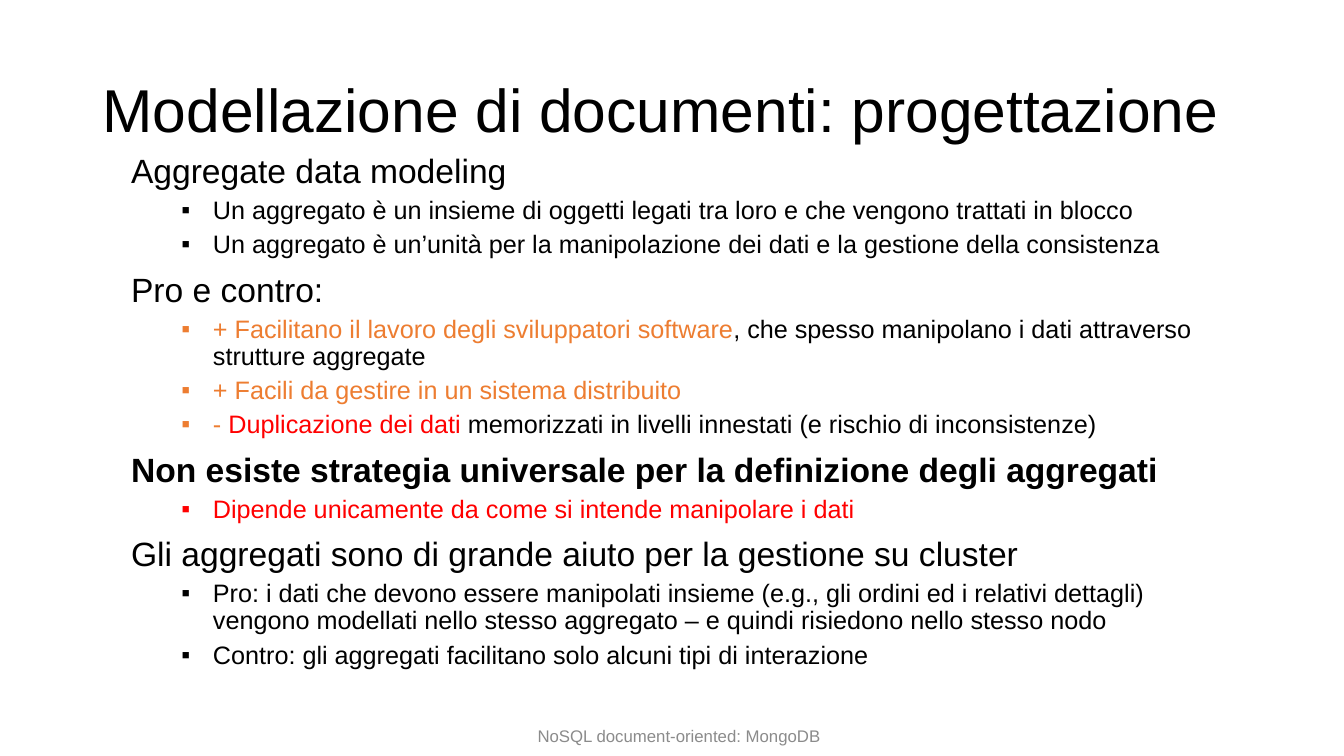
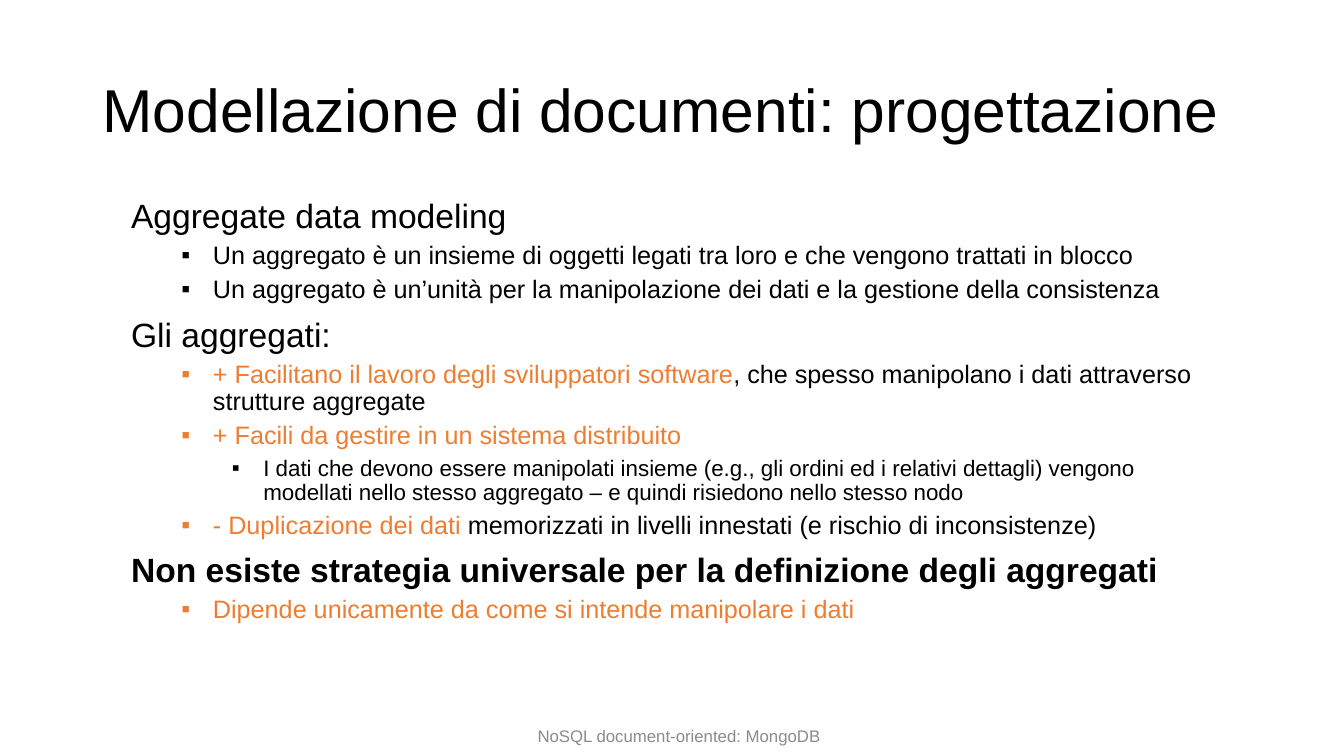
Before and after one commit to w4bo/teaching-seminario-nosql, a slide deck: slide 16 of slides/Document-based db.pptx. Drawn at 1344x756 pixels with LibreOffice and Linux fonts; fonts in the diff are those of the drawing. Boxes give left, top, right and bottom in pixels: in the first picture for what was removed or moved away, otherwise in the second. Text is boxed around its words. In the diff, an @@ line names an element or a change of style, - is before the commit and + after.

```diff
--- a/slides/Document-based db.pptx
+++ b/slides/Document-based db.pptx
@@ text at [131,322,330,354]: text changed @@
-Pro e contro:
+Gli aggregati:
@@ text at [263,459,1135,505]: paragraph added @@
+    ▪ I dati che devono essere manipolati insieme (e.g., gli ordini ed i relativi dettagli) vengono modellati nello stesso aggregato – e quindi risiedono nello stesso nodo
@@ text at [213,515,1096,624]: text colour #FF0000 to #ED7D31 in "Duplicazione dei dati", "Dipende unicamente da come si intende manipolare ..." @@
@@ text at [131,541,1144,669]: paragraphs removed @@
-Gli aggregati sono di grande aiuto per la gestione su cluster
-  ▪ Pro: i dati che devono essere manipolati insieme (e.g., gli ordini ed i relativi dettagli) vengono modellati nello stesso aggregato – e quindi risiedono nello stesso nodo
-  ▪ Contro: gli aggregati facilitano solo alcuni tipi di interazione
```
Also in this commit, not shown: 15 other slides changed, 1 slide added, 2 other files.
